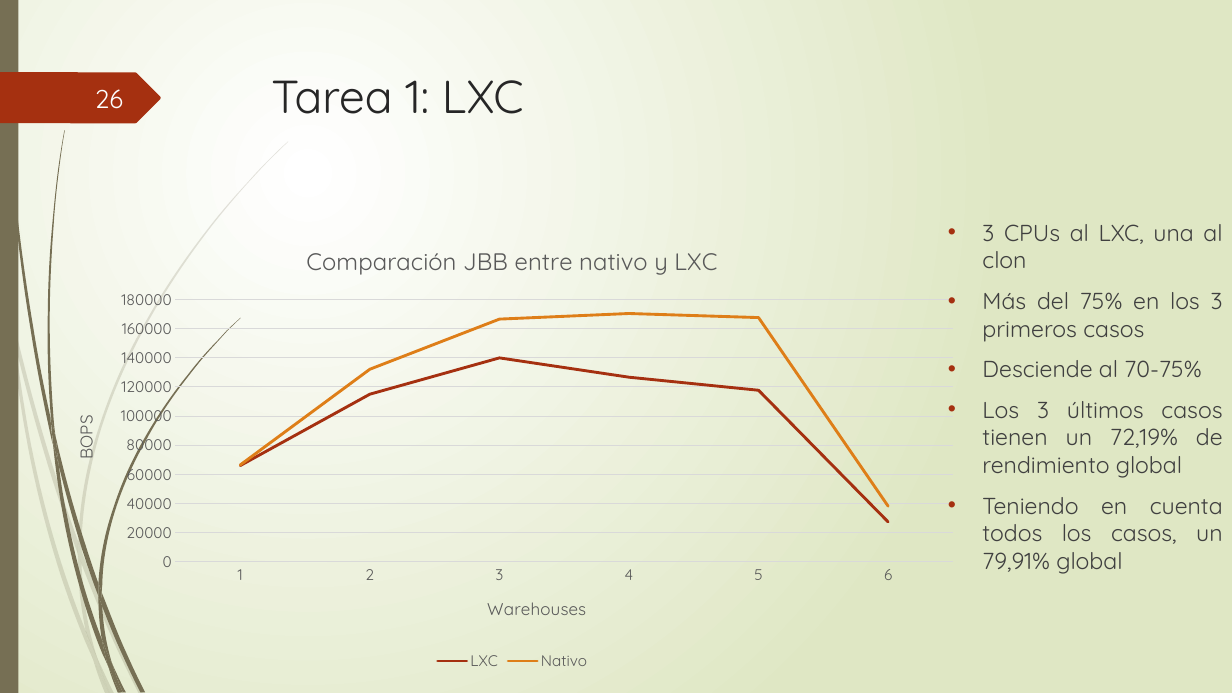
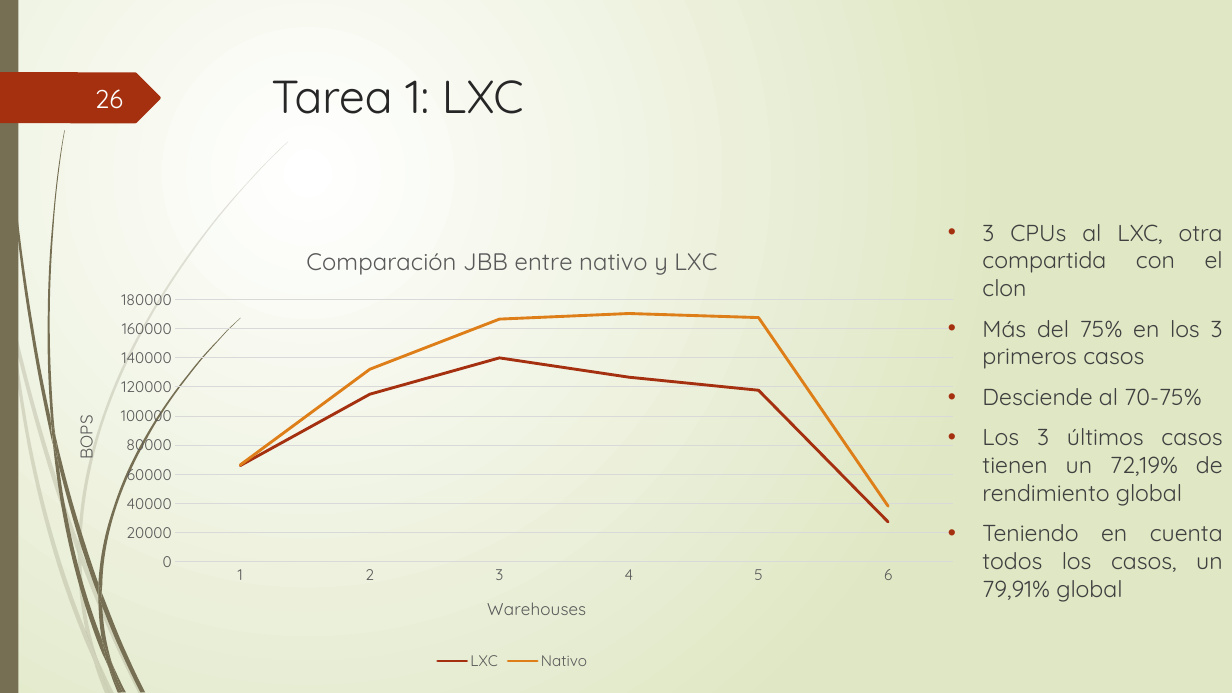
Before and after one commit to rebecabarcena/SVS, a slide deck: slide 26 of presentaciones/presentacion.pptx. Drawn at 1232x693 pixels with LibreOffice and Linux fonts; fonts in the diff are those of the drawing. Boxes give left, top, right and bottom in pixels: in the first picture for what was removed or moved away, otherwise in the second. Text is boxed around its words. In the diff, an @@ line names an element or a change of style, - is before the commit and + after.

```diff
--- a/presentaciones/presentacion.pptx
+++ b/presentaciones/presentacion.pptx
@@ text at (982, 224, 1223, 296): text changed @@
-• 3 CPUs al LXC, una al clon
+• 3 CPUs al LXC, otra compartida con el clon
```
Also in this commit, not shown: 1 other slide changed, 1 slide added, 1 other file.
